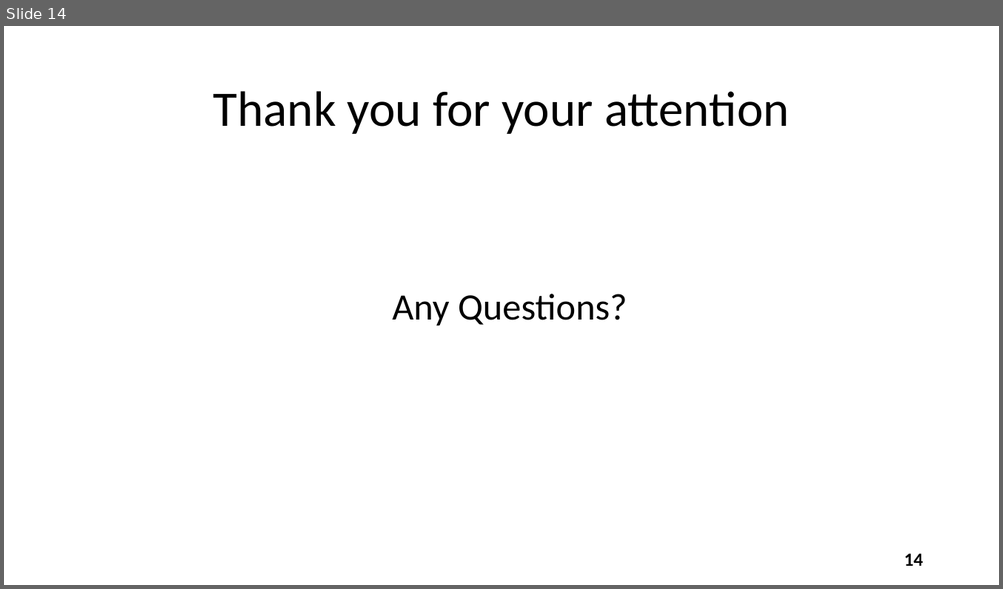
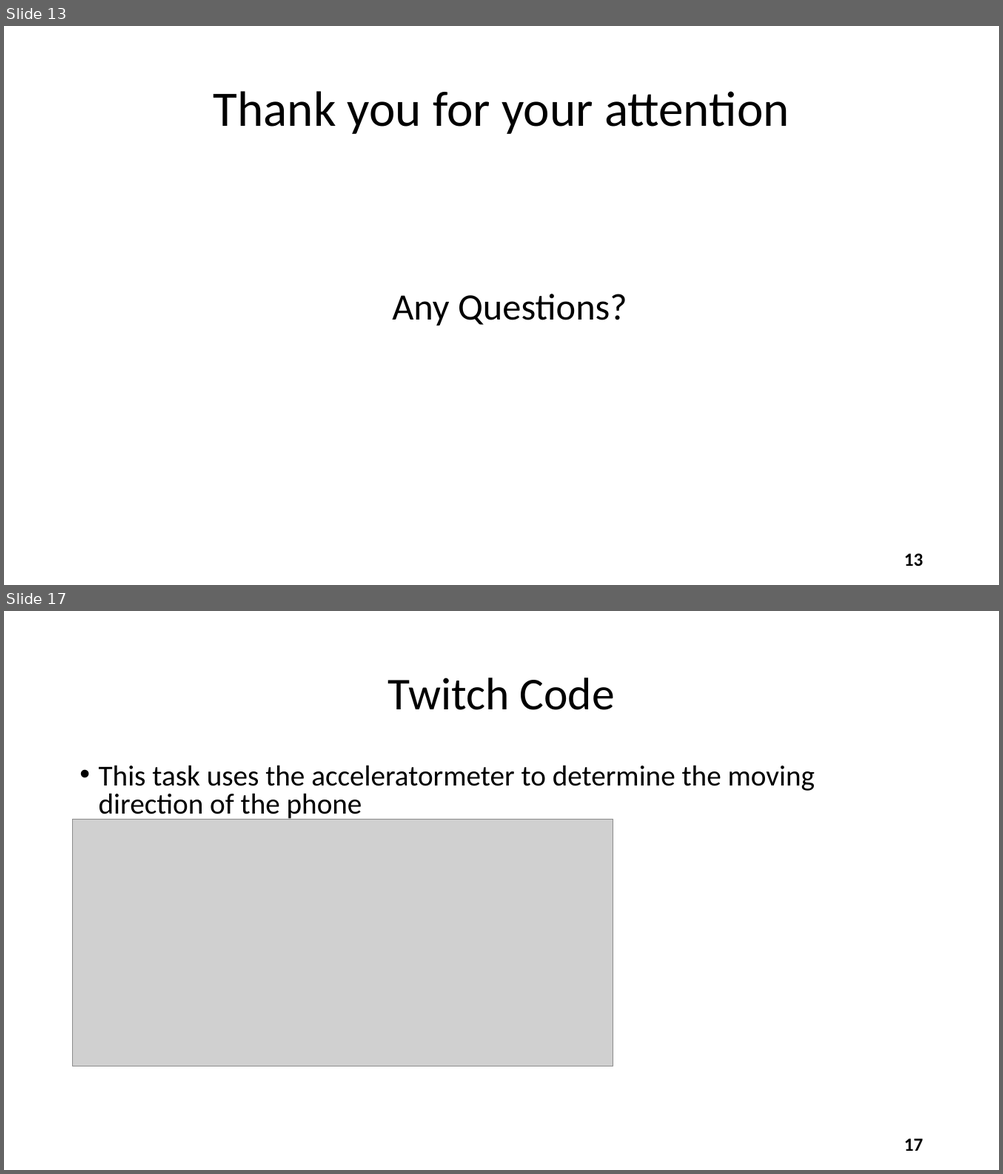
Before and after one commit to lukgav/ios-ar, a slide deck: projectPresentation/WatchOut Presentation.pptx. Shown one above the other, each under a label of ours: slide 14 before the commit, slides 13 and 17 after it; the slides between them are not shown. The pictures are 1003x589 and 1003x1174 pixels, drawn with LibreOffice and Linux fonts; fonts in the diff are those of the drawing; grey boxes stand for pictures. Boxes give left, top, right and bottom in pixels: in the first picture for what was removed or moved away, otherwise in the second. Text is boxed around its words. In the diff, an @@ line names an element or a change of style, - is before the commit and + after.

Commit message:
+ Add twitch code and project name and some pictures

```diff
--- a/projectPresentation/WatchOut Presentation.pptx
+++ b/projectPresentation/WatchOut Presentation.pptx
@@ slide 17 added at bbox=[4, 611, 999, 1170], background #FFFFFF @@
@@ title added at bbox=[388, 678, 614, 710], 44 pt, text #000000 @@
+Twitch Code
@@ text added at bbox=[99, 765, 814, 821], 28 pt, text #000000 @@
+• This task uses the acceleratormeter to determine the moving direction of the phone
@@ picture added at bbox=[73, 820, 613, 1067] @@
@@ page number added at bbox=[904, 1139, 923, 1151], 18 pt, text #000000, bold @@
+17
@@ what was slide 14 is now slide 13 @@
@@ page number at bbox=[904, 554, 923, 566]: text changed @@
-14
+13
```
Also in this commit, not shown: 7 slides changed, 3 other slides added.
